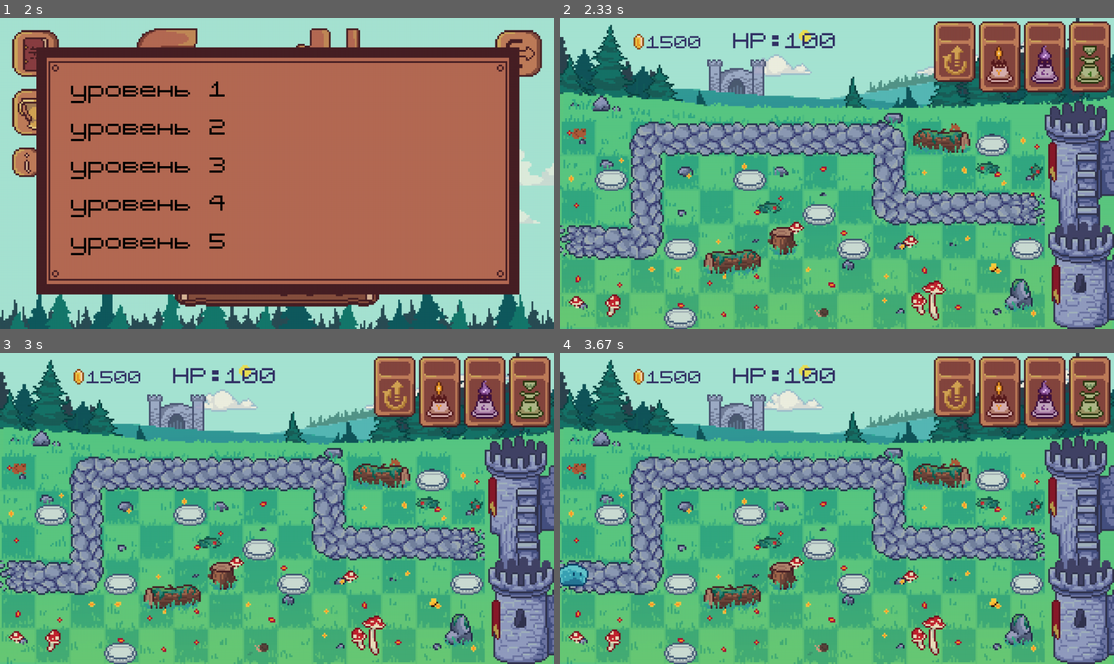
Above: before the commit, frames 1-4 (two rows, left to right).
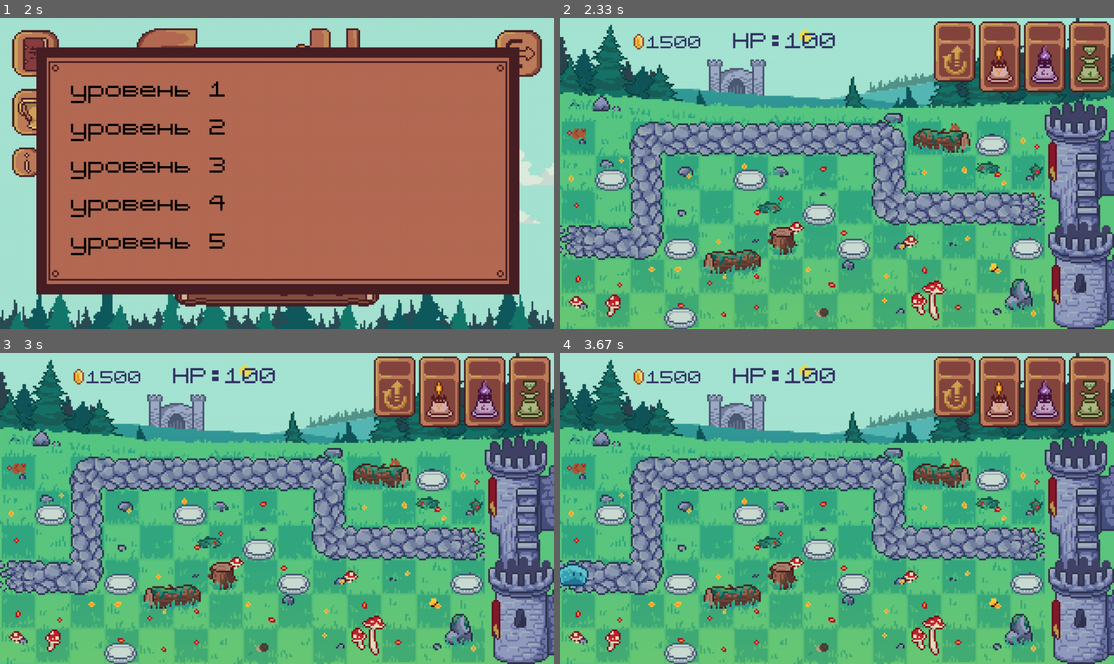
Above: after the commit, the same moments.

Repository: LenaSup/PyGame_project
Game: pygame game, started from main.py
The game is run twice, just before and just after one commit, with the same random seed, the same clock (stepped at 60 frames per second) and the same inputs.
Inputs (mouse positions are in pixels of both pictures, inside the frame that each line leads up to):
- Up to frame 1 (2 s): press the mouse at (33, 52) at 0.37 s; move the mouse to (72, 148) at 0.47 s; release the mouse at (105, 245) at 0.6 s; press the mouse at (481, 83) at 0.7 s; move the mouse to (326, 70) at 0.8 s; release the mouse at (166, 61) at 0.93 s; press the mouse at (27, 161) at 1.03 s; move the mouse to (221, 192) at 1.13 s; release the mouse at (421, 223) at 1.27 s; press the mouse at (481, 83) at 1.37 s; move the mouse to (454, 67) at 1.47 s; release the mouse at (421, 55) at 1.6 s; press the mouse at (277, 257) at 1.7 s; move the mouse to (376, 245) at 1.8 s; release the mouse at (470, 235) at 1.93 s
- Up to frame 2 (2.33 s): press the mouse at (709, 126) at 2.03 s; move the mouse to (753, 136) at 2.13 s; release the mouse at (803, 145) at 2.27 s
- Up to frame 3 (3 s): press the mouse at (393, 387) at 2.37 s; move the mouse to (321, 390) at 2.47 s; release the mouse at (249, 390) at 2.6 s
- Up to frame 4 (3.67 s): no input

Frame 1 is identical in both runs. In frame 2, 0.5% of the frame differs, in the area x 34-84%, y 7-19%; in frame 3, 0.5%, in the area x 36-100%, y 6-19%; in frame 4, 0.5%.

Commit message:
почто всё

Diff:
--- a/main.py
+++ b/main.py
@@ -387,32 +387,6 @@
         return self.selected_map
 
 
-class Clouds(pygame.sprite.Sprite):     # Облока
-    def __init__(self, group, size):
-        super().__init__(group)
-        self.speed = random.randint(1, 2)
-        self.direction = random.choice([1, -1])
-        self.timer = 0
-        print(self.direction, self.speed)
-        f = 'cloud_' + str(random.randint(1, 3)) + '.png'
-        self.image = load_image(f)
-        rect = self.image.get_rect().size
-        self.image = pygame.transform.scale(self.image, ((size[0] // 320) * rect[0], (size[1] // 180) * rect[1]))
-        self.rect = self.image.get_rect()
-        self.rect.left, self.rect.top = (size[0] // 320) * random.randint(1, 300),\
-                                        (size[1] // 180) * random.randint(1, 25)
-        self.size = size
-
-    def update(self):
-        if self.timer == self.speed:
-            self.timer = 0
-            self.rect.left += self.direction
-        else:
-            self.timer += 1
-        if self.rect.left > self.size[0] or self.rect.width + self.rect.left < 0:
-            self.direction = -self.direction
-
-
 class Tower1Btn(pygame.sprite.Sprite):
     def __init__(self, group, size):
         super().__init__(group)
@@ -931,9 +905,6 @@
     print(f'background_{current_level}.png')
     #
     clickable_interface_elements = pygame.sprite.Group()
-    clouds = pygame.sprite.Group()
-    for i in range(random.randint(1, 3)):
-        Clouds(clouds, size)
     UpgradeBtn(clickable_interface_elements, size)
     Tower1Btn(clickable_interface_elements, size)
     Tower2Btn(clickable_interface_elements, size)
@@ -1037,8 +1008,6 @@
             load_menu(my_board, screen, enemy_types, towers_types)
         # отрисовка
         screen.blit(background, (0, 0))  # Фон с небом
-        clouds.draw(screen)
-        clouds.update()
         screen.blit(playing_field, (0, 0))      # Игровое поле
         screen.blit(castle, ((size[0] // 320) * 280, (size[1] // 180) * 48))     # замок
         clickable_interface_elements.draw(screen)  # элименты игтерфейса игры
Binary file added: graphics/geme_over.png
Binary file added: graphics/win.png
